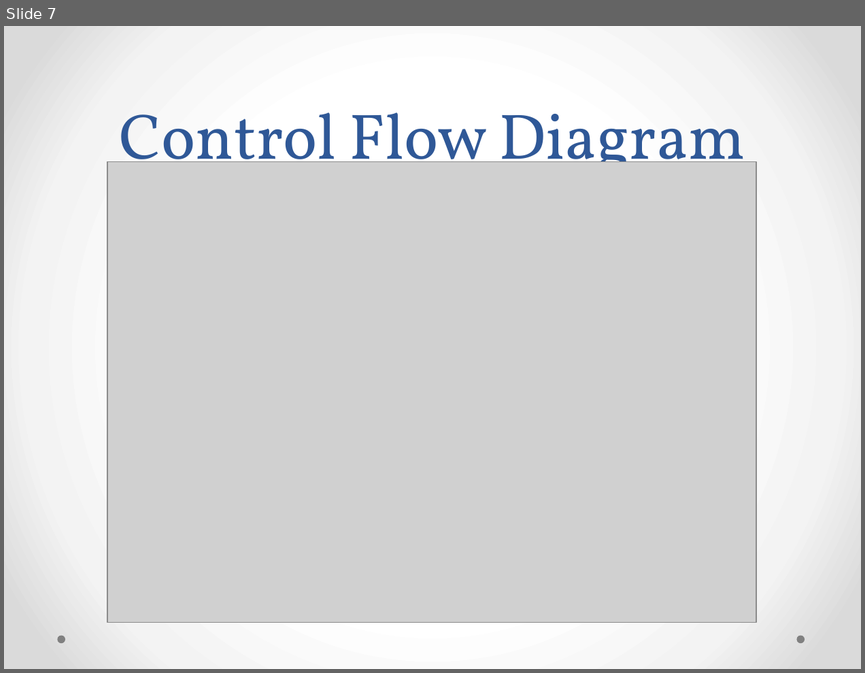
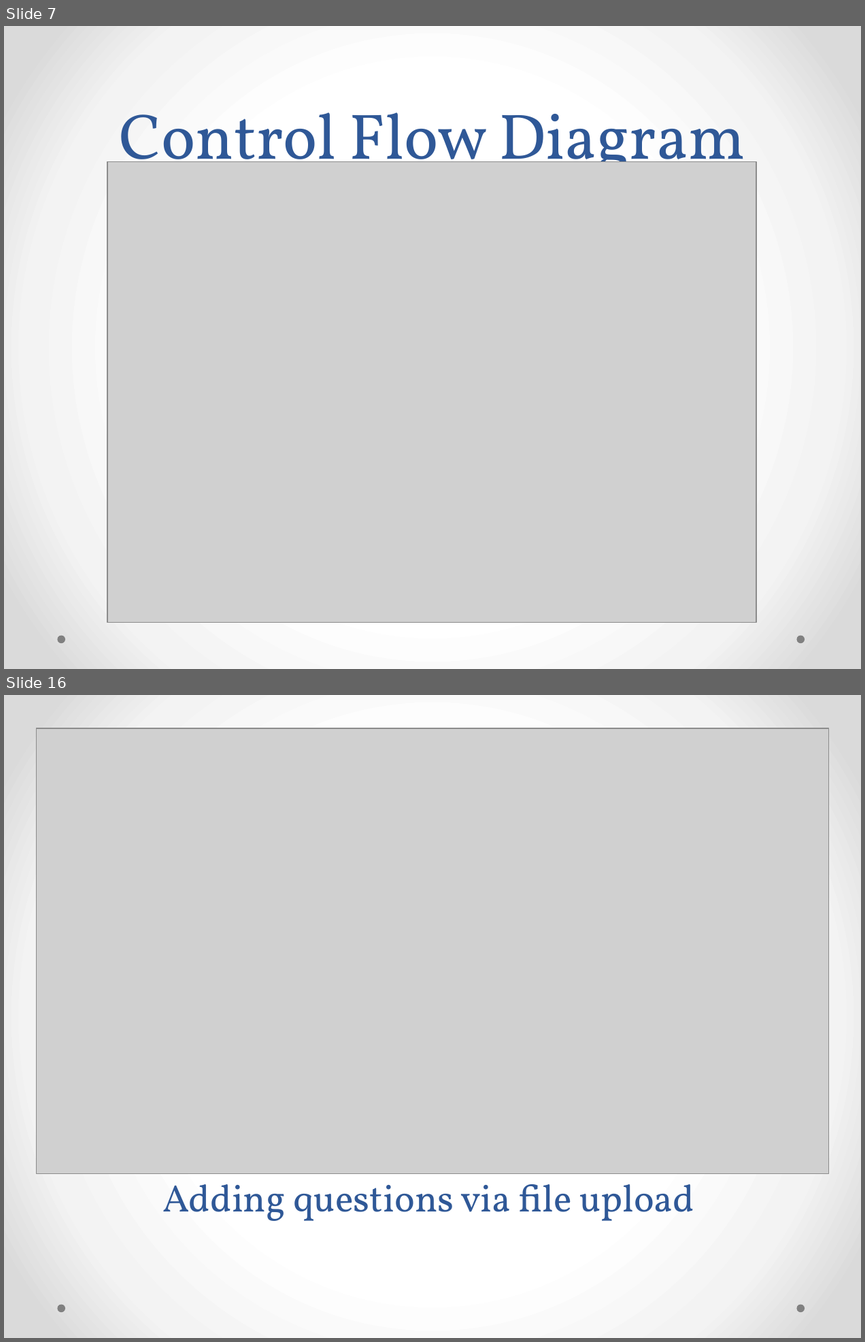
Before and after one commit to ShreyasJejurkar/AutomaticQuestionPaperGeneration, a slide deck: BE project/review 4.pptx. Shown one above the other, each under a label of ours: slide 7 before the commit, slides 7 and 16 after it; the slides between them are not shown. The pictures are 865x673 and 865x1342 pixels, drawn with LibreOffice and Linux fonts; fonts in the diff are those of the drawing; grey boxes stand for pictures. Boxes give left, top, right and bottom in pixels: in the first picture for what was removed or moved away, otherwise in the second. Text is boxed around its words. In the diff, an @@ line names an element or a change of style, - is before the commit and + after.

```diff
--- a/BE project/review 4.pptx
+++ b/BE project/review 4.pptx
@@ slide 16 added at box(4, 695, 861, 1338), background gradient #FFFFFF to #F4F4F4 to #DADADA; not listed: 2 template elements that a slide beside it also shows @@
@@ picture added at box(37, 728, 828, 1174) @@
@@ title added at box(163, 1184, 694, 1221), 32 pt, text #2F5897 @@
+Adding questions via file upload
```
Also in this commit, not shown: 1 slide changed, 10 other slides added, 3 other files.
